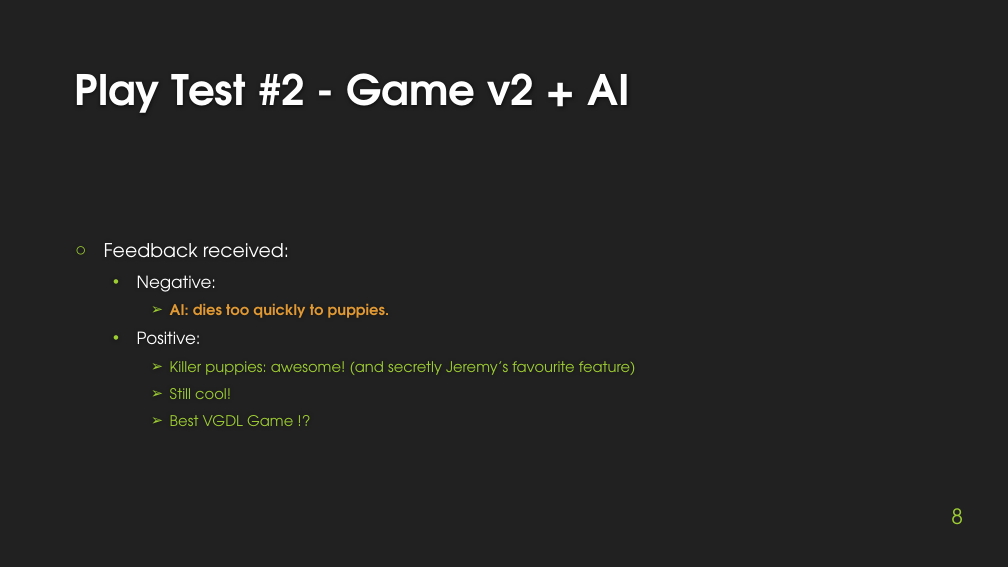
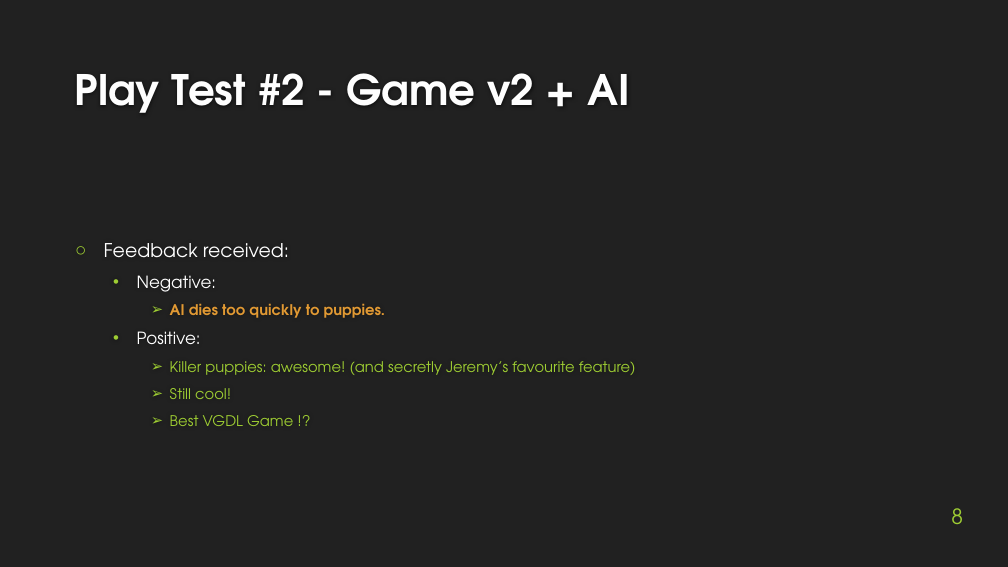
Before and after one commit to rdgain/Hunger-Games-VGDL, a slide deck: slide 8 of docs/final presentation.pptx. Drawn at 1008x567 pixels with LibreOffice and Linux fonts; fonts in the diff are those of the drawing; background and template pictures are left out. Boxes give left, top, right and bottom in pixels: in the first picture for what was removed or moved away, otherwise in the second. Text is boxed around its words. In the diff, an @@ line names an element or a change of style, - is before the commit and + after.

```diff
--- a/docs/final presentation.pptx
+++ b/docs/final presentation.pptx
@@ text at [170, 303, 386, 318]: text changed @@
-    ➢ AI: dies too quickly to puppies.
+    ➢ AI dies too quickly to puppies.
```
Also in this commit, not shown: 4 other slides changed, 1 slide added, 1 slide removed, 1 other file.
